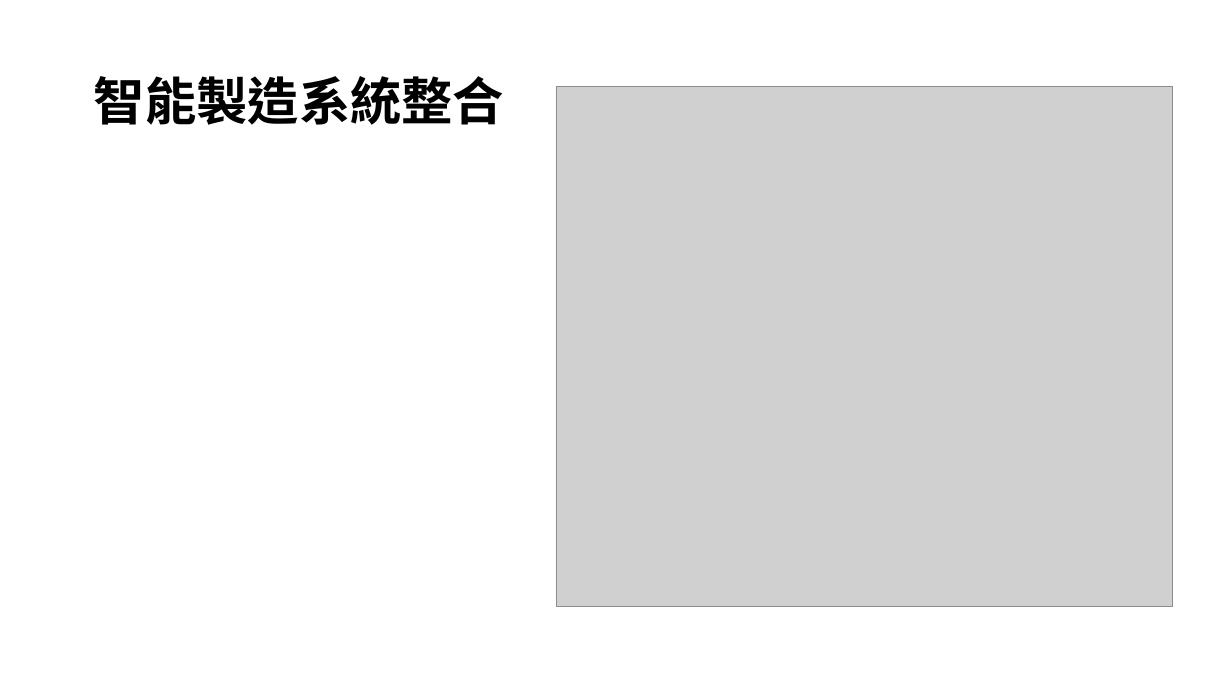
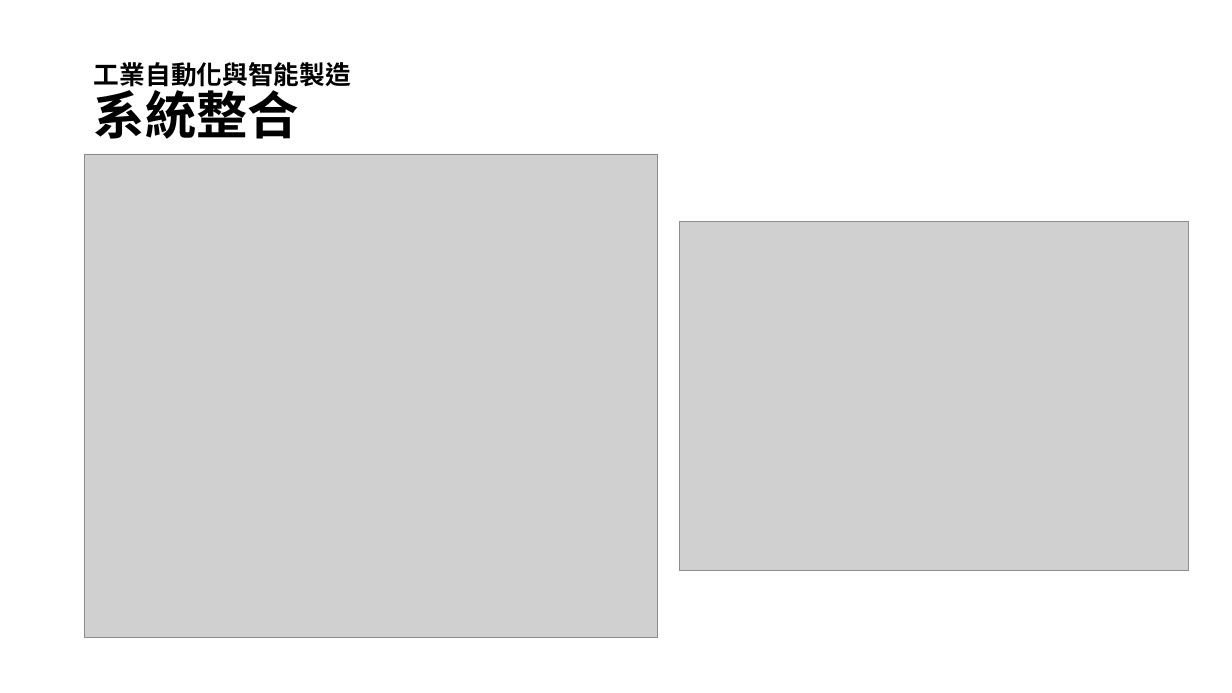
Before and after one commit to jenniecheng1995/TEST, a slide deck: slide 2 of 123.pptx. Drawn at 1232x693 pixels with LibreOffice and Linux fonts; fonts in the diff are those of the drawing; grey boxes stand for pictures. Boxes give left, top, right and bottom in pixels: in the first picture for what was removed or moved away, otherwise in the second. Text is boxed around its words. In the diff, an @@ line names an element or a change of style, - is before the commit and + after.

```diff
--- a/123.pptx
+++ b/123.pptx
@@ title at (94,62,351,139): text changed; size 40 to 20 pt @@
-智能製造系統整合
+工業自動化與智能製造
+系統整合
@@ picture: place and size @@
-picture at (556,87,1173,606)
+picture at (85,154,658,638)
@@ picture added at (680,222,1189,570) @@
```
Also in this commit, not shown: 4 other slides changed, 1 slide added.
